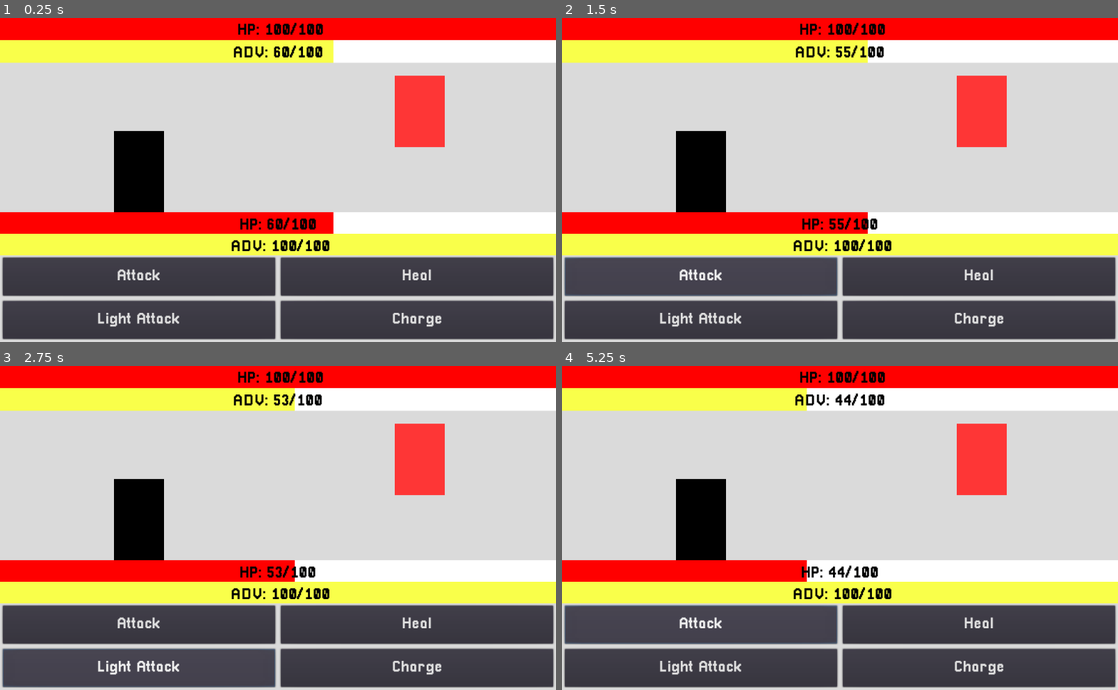
Above: before the commit, frames 1-4 (two rows, left to right).
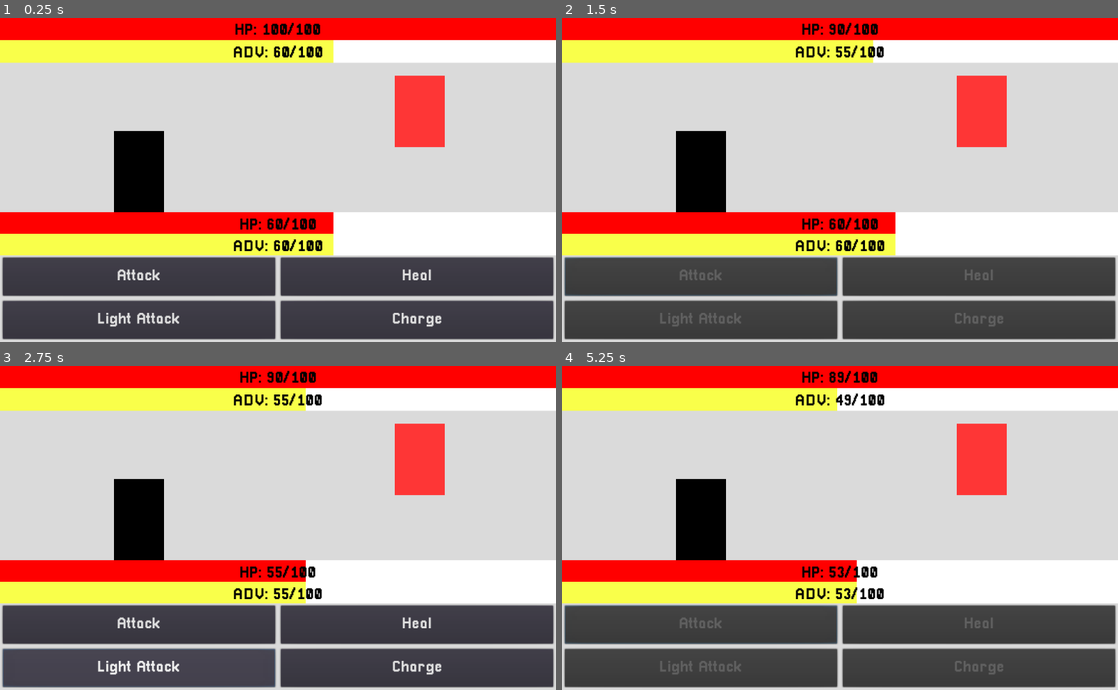
Above: after the commit, the same moments.

Repository: ArtlessAvian/kind-opponent
Game: Godot game, scene res://gameingame/BattleWView.tscn
Two runs of this game, one before a commit and one after it. Both use one fixed random seed, a clock stepped at 60 frames per second and the inputs below.
Inputs (mouse positions are in pixels of both pictures, inside the frame that each line leads up to):
- Up to frame 1 (0.25 s): no input
- Up to frame 2 (1.5 s): click "Attack" at 0.5 s
- Up to frame 3 (2.75 s): click (139, 667) at 2 s, where only the run before the commit has a clickable "Light Attack"
- Up to frame 4 (5.25 s): click "Heal" at 2.75 s; click (979, 667) at 3.5 s, where only the run before the commit has a clickable "Charge"; click "Attack" at 4.25 s

The runs differ from the first frame. In frame 1, 3.5% of the frame differs, in the area x 41-100%, y 1-74%; in frame 2, 4.6%; in frame 3, 3.9%; in frame 4, 5.5%, in the area x 17-100%, y 1-96%.
Error before the commit: Attempt to call function 'get_node' in base 'null instance' on a null instance. (res://UIBarMaster.gd:16)

Commit message:
fix weirdness?

Diff:
--- a/UIBarMaster.gd
+++ b/UIBarMaster.gd
@@ -68,5 +68,7 @@
 		return character.max_health
 	else:
 		return character.max_adv
-#
-#func _on_Battle_update_bars():
+
+# grrr
+func _on_Battle_update_bars():
+	self.update_children()
--- a/gameingame/BattleWView.tscn
+++ b/gameingame/BattleWView.tscn
@@ -4,36 +4,49 @@
 [ext_resource path="res://gameingame/viewintegration/Button.gd" type="Script" id=2]
 [ext_resource path="res://gameingame/Battle.tscn" type="PackedScene" id=3]
 
-[node name="GameUI" instance=ExtResource( 1 )]
+[node name="GameUI" index="0" instance=ExtResource( 1 )]
 
-[node name="EnemyHealthBar" parent="UICanvas/EnemyUI/EnemyBars/EnemyHPregion" index="0"]
+[node name="EnemyHPBar" parent="UICanvas/EnemyUI/EnemyBars/EnemyHPregion" index="0"]
+copy_health = true
 target_path = NodePath("../../../../../Battle")
 
 [node name="EnemyAdvBar" parent="UICanvas/EnemyUI/EnemyBars/EnemyAdvRegion" index="0"]
+copy_player = true
 target_path = NodePath("../../../../../Battle")
 
 [node name="PlayerHealthBar" parent="UICanvas/PlayerUI/PlayerBars/PlayerHPRegion" index="0"]
+editor/display_folded = true
 target_path = NodePath("../../../../../Battle")
 
-[node name="PlayerAdvBar" parent="UICanvas/PlayerUI/PlayerBars/PlayerAdvRegion" index="0"]
+[node name="EnemyAdvBar" parent="UICanvas/PlayerUI/PlayerBars/PlayerAdvRegion" index="0"]
+copy_player = true
 target_path = NodePath("../../../../../Battle")
 
-[node name="PlayerActions" parent="UICanvas/PlayerUI" index="1"]
-editor/display_folded = true
-
 [node name="Attack1Button" parent="UICanvas/PlayerUI/PlayerActions/Action1Region" index="0"]
+focus_neighbour_right = NodePath("../../Action3Region/Attack3Button")
+focus_neighbour_bottom = NodePath("../../Action2Region/Attack2Button")
 script = ExtResource( 2 )
+player_path = NodePath("../../../../../Battle/Player")
 
 [node name="Attack2Button" parent="UICanvas/PlayerUI/PlayerActions/Action2Region" index="0"]
+focus_neighbour_top = NodePath("../../Action1Region/Attack1Button")
+focus_neighbour_right = NodePath("../../Action4Region/Attack4Button")
 script = ExtResource( 2 )
+player_path = NodePath("../../../../../Battle/Player")
 move_id = 1
 
 [node name="Attack3Button" parent="UICanvas/PlayerUI/PlayerActions/Action3Region" index="0"]
+focus_neighbour_left = NodePath("../../Action1Region/Attack1Button")
+focus_neighbour_bottom = NodePath("../../Action4Region/Attack4Button")
 script = ExtResource( 2 )
+player_path = NodePath("../../../../../Battle/Player")
 move_id = 2
 
 [node name="Attack4Button" parent="UICanvas/PlayerUI/PlayerActions/Action4Region" index="0"]
+focus_neighbour_left = NodePath("../../Action2Region/Attack2Button")
+focus_neighbour_top = NodePath("../../Action3Region/Attack3Button")
 script = ExtResource( 2 )
+player_path = NodePath("../../../../../Battle/Player")
 move_id = 3
 
 [node name="Battle" parent="." index="3" instance=ExtResource( 3 )]
@@ -42,9 +55,11 @@
 [connection signal="button_down" from="UICanvas/PlayerUI/PlayerActions/Action2Region/Attack2Button" to="Battle" method="_on_button_down" binds= [ 1 ]]
 [connection signal="button_down" from="UICanvas/PlayerUI/PlayerActions/Action3Region/Attack3Button" to="Battle" method="_on_button_down" binds= [ 2 ]]
 [connection signal="button_down" from="UICanvas/PlayerUI/PlayerActions/Action4Region/Attack4Button" to="Battle" method="_on_button_down" binds= [ 3 ]]
-[connection signal="update_bars" from="Battle" to="UICanvas/EnemyUI/EnemyBars/EnemyHPregion/EnemyHealthBar" method="update_children"]
+[connection signal="update_bars" from="Battle" to="UICanvas/EnemyUI/EnemyBars/EnemyHPregion/EnemyHPBar" method="_on_Battle_update_bars"]
+[connection signal="update_bars" from="Battle" to="UICanvas/PlayerUI/PlayerBars/PlayerHPRegion/PlayerHealthBar" method="update_children"]
+[connection signal="update_bars" from="Battle" to="UICanvas/PlayerUI/PlayerBars/PlayerAdvRegion/EnemyAdvBar" method="_on_Battle_update_bars"]
 [connection signal="update_bars" from="Battle" to="UICanvas/EnemyUI/EnemyBars/EnemyAdvRegion/EnemyAdvBar" method="update_children"]
-[connection signal="update_bars" from="Battle" to="UICanvas/PlayerUI/PlayerBars/PlayerAdvRegion/PlayerAdvBar" method="update_children"]
-[connection signal="update_bars" from="Battle" to="UICanvas/PlayerUI/PlayerBars/PlayerHPRegion/PlayerHealthBar" method="update_children"]
+
+[editable path="UICanvas/EnemyUI/EnemyBars/EnemyAdvRegion/EnemyAdvBar"]
 
 [editable path="Battle"]
--- a/gameingame/viewintegration/Button.gd
+++ b/gameingame/viewintegration/Button.gd
@@ -1,6 +1,6 @@
 extends Button
 
-export (NodePath) var player_path = "../../../../../Battle/Player";
+export (NodePath) var player_path = "../../../../../Battle";
 export (int, 0, 3) var move_id
 var advantage_cost
 var player
